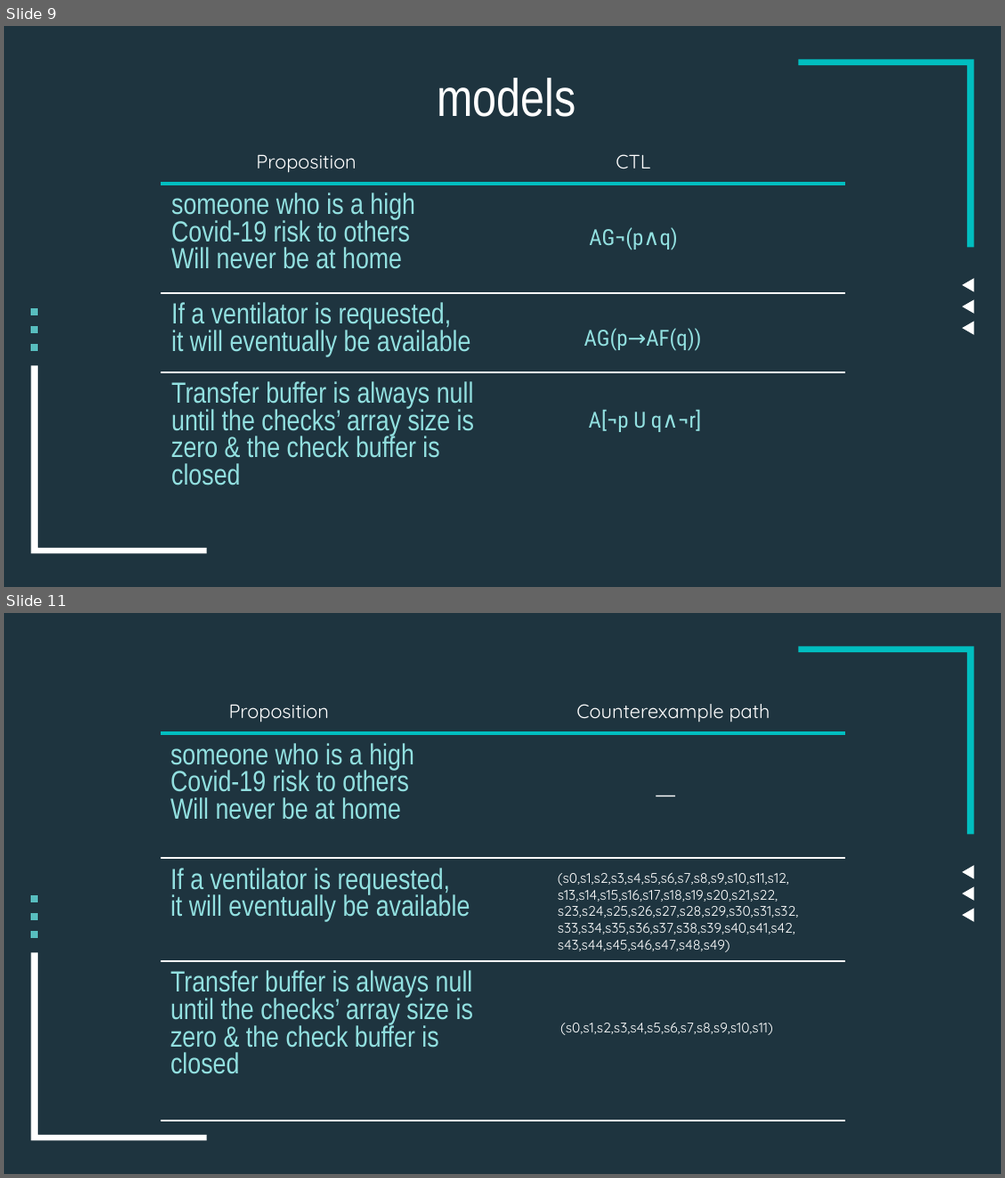
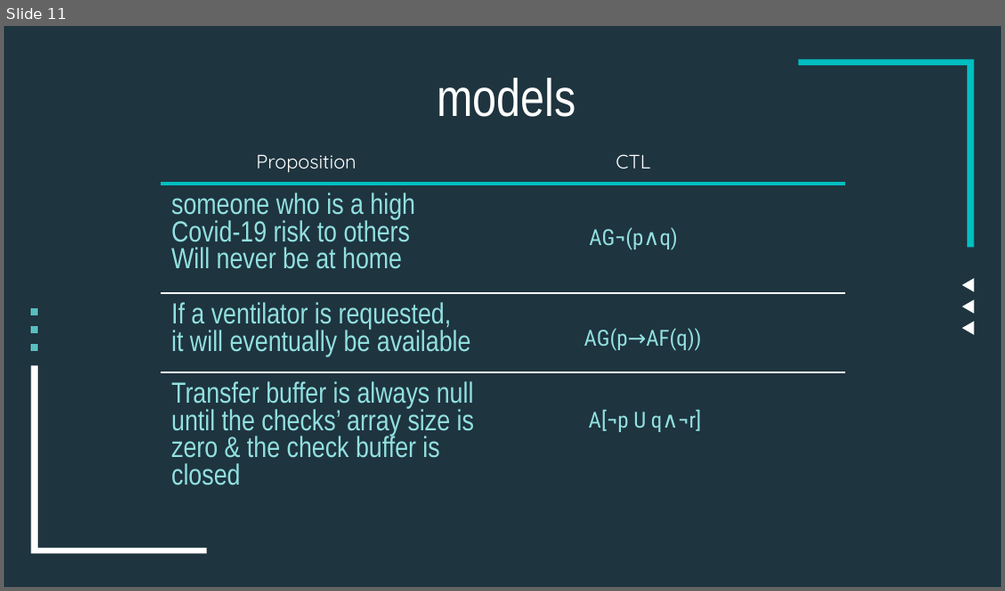
Before and after one commit to mark-mcdermott/mcdmodelcheckermvc, a slide deck: src/main/resources/misc/ppt/thesis-defense.pptx. Shown one above the other, each under a label of ours: slides 9 and 11 before the commit, slide 11 after it; the slides between them are not shown. The pictures are 1005x1178 and 1005x591 pixels, drawn with LibreOffice and Linux fonts; fonts in the diff are those of the drawing. Boxes give left, top, right and bottom in pixels: in the first picture for what was removed or moved away, otherwise in the second. Text is boxed around its words. In the diff, an @@ line names an element or a change of style, - is before the commit and + after.

```diff
--- a/src/main/resources/misc/ppt/thesis-defense.pptx
+++ b/src/main/resources/misc/ppt/thesis-defense.pptx
@@ slide 11 removed at (4,613,1001,1174), background #1E343F; not listed: 8 template elements that a slide beside it also shows @@
@@ group removed at (161,689,844,1094): 3 texts, 1 table @@
-Proposition |  | Counterexample path |  | 
-someone who is a high / Covid-19 risk to others / Will never be at home |  |  |  | 
-If a ventilator is requested, / it will eventually be available |  |  |  | 
-Transfer buffer is always null until the checks’ array size is zero & the check buffer is closed |  |  |  | 
-(s0,s1,s2,s3,s4,s5,s6,s7,s8,s9,s10,s11)
-—
-(s0,s1,s2,s3,s4,s5,s6,s7,s8,s9,s10,s11,s12,
-s13,s14,s15,s16,s17,s18,s19,s20,s21,s22,
-s23,s24,s25,s26,s27,s28,s29,s30,s31,s32,
-s33,s34,s35,s36,s37,s38,s39,s40,s41,s42,
-s43,s44,s45,s46,s47,s48,s49)
@@ what was slide 9 is now slide 11 @@
```
Also in this commit, not shown: 4 slides changed, 13 slides added, 5 other slides removed, 26 other files.
